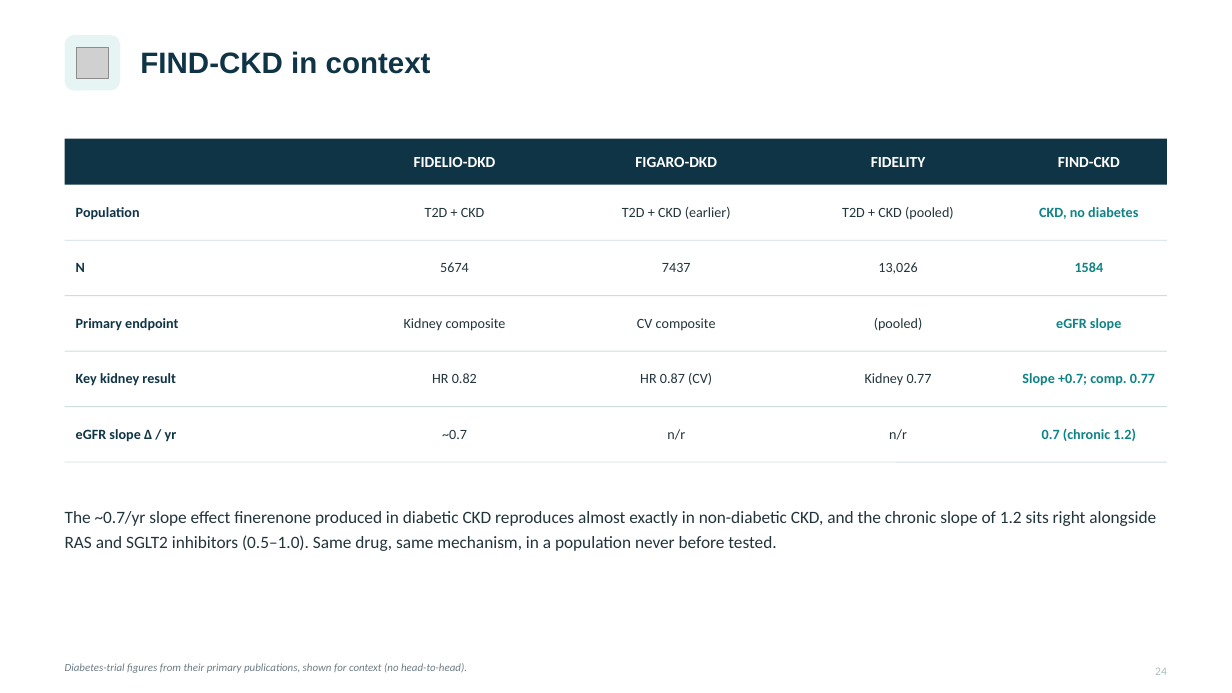
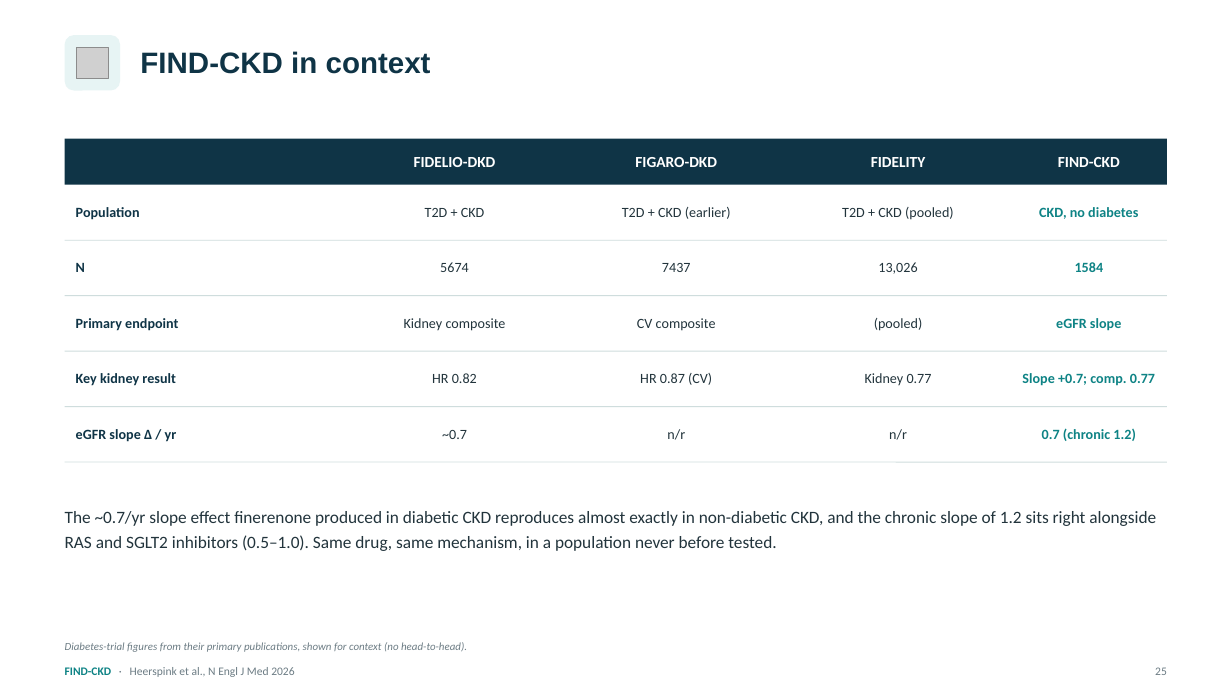
Before and after one commit to azbargarawan-sudo/clickwriting-landing, a slide deck: slide 25 of FIND-CKD.pptx (slide 24 before the commit). Drawn at 1232x693 pixels with LibreOffice and Linux fonts; fonts in the diff are those of the drawing; grey boxes stand for pictures. Boxes give left, top, right and bottom in pixels: in the first picture for what was removed or moved away, otherwise in the second. Text is boxed around its words. In the diff, an @@ line names an element or a change of style, - is before the commit and + after.

```diff
--- a/FIND-CKD.pptx
+++ b/FIND-CKD.pptx
@@ text "Diabetes-trial figures from their primary ...": place and size @@
-text "Diabetes-trial figures from their primary ..." at box(65, 663, 467, 673)
+text "Diabetes-trial figures from their primary ..." at box(65, 642, 467, 652)
@@ text added at box(65, 667, 294, 677), 9 pt, text #6C7C84 @@
+FIND-CKD · Heerspink et al., N Engl J Med 2026
@@ text removed at box(1155, 668, 1167, 675) @@
-24
@@ text added at box(1155, 667, 1167, 675), 9 pt, text #6C7C84 @@
+25
```
Also in this commit, not shown: 26 other slides changed, 1 slide added.
